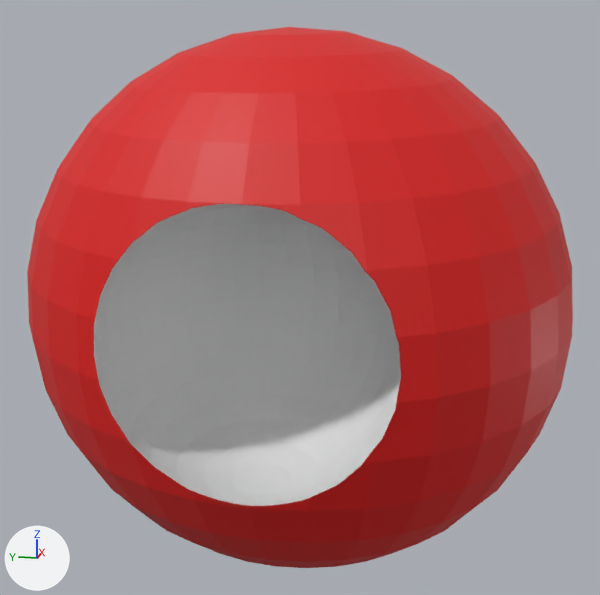
What one commit did to the OBJ model projects/resources/Boss/BossEye/BossEye.obj.
Rendered twice from a 50 mm lens placed at (-12.34, -1.24, 11.35), pointed at (-8.1, -0.39, 10.29). Lighting does not change. The marker at lower left points along +X, +Y and +Z. Where no turn or scale is listed for an object, it has been applied to the vertices.
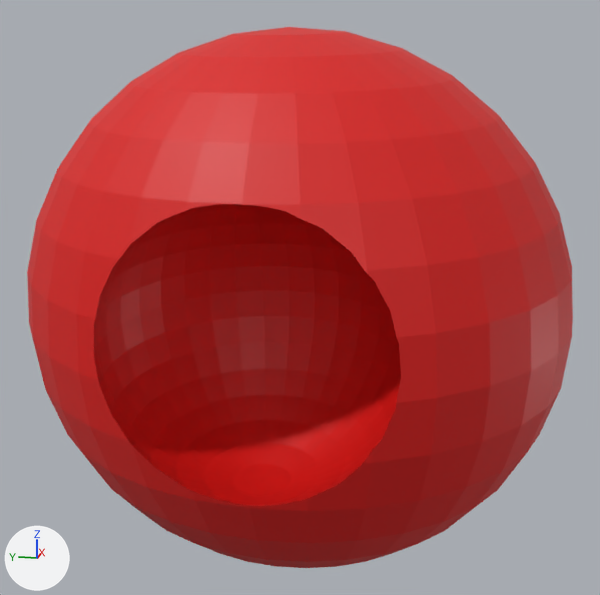
The newer file is also turned or shifted as a whole; pictures and numbers use the older file's frame.

Changed parts and their boxes [x1, y1, x2, y2] in the pictures (600 x 595 px):
part 1 of me_sphere_002, recoloured
    both: [27, 27, 573, 568]

The change, as a diff of the scene's bpy script:
```diff
--- a/projects/resources/Boss/BossEye/BossEye.obj.py
+++ b/projects/resources/Boss/BossEye/BossEye.obj.py
@@ img_test08_png @@
+img_test08_png = load_image('test08.png', 'test08.png', 1024, 1024, 'sRGB')
@@ mat_マテリアル_005 @@
+mat_マテリアル_005 = principled_material('マテリアル.005')
+mat_マテリアル_005.texture = img_test08_png
@@ me_sphere_002 @@
 me_sphere_002.from_pydata(...)  # 879 vertices, 1754 faces; spans x -9.21..-7.01, y -1.78..1.02, z 8.87..11.65
 # used by ob_sphere_002; location = (0.0, 0.0, 0.0)
-me_sphere_002.materials.append(mat_material)  # white #e7e7e7
+# me_sphere_002 part 1: all 994 faces that had it switch from mat_マテリアル (picture img_test07_png) to mat_マテリアル_005 (picture img_test08_png)
```
